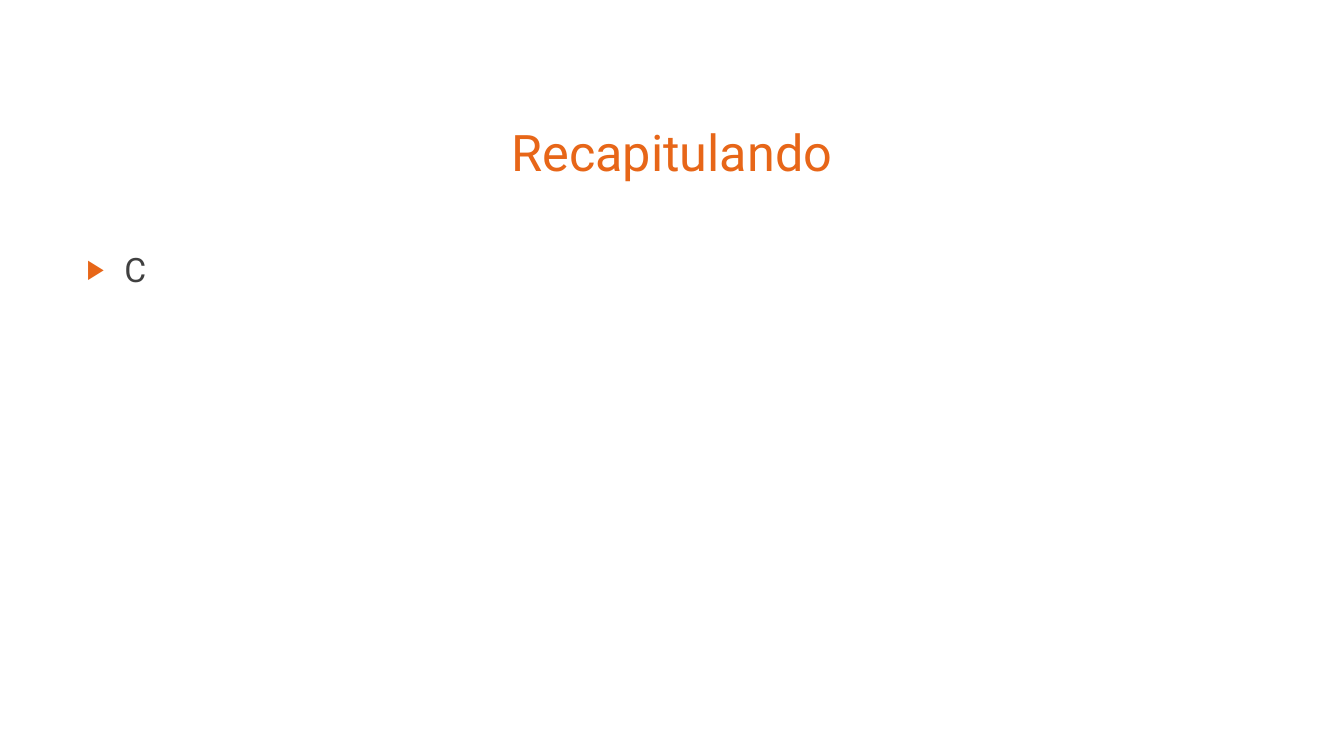
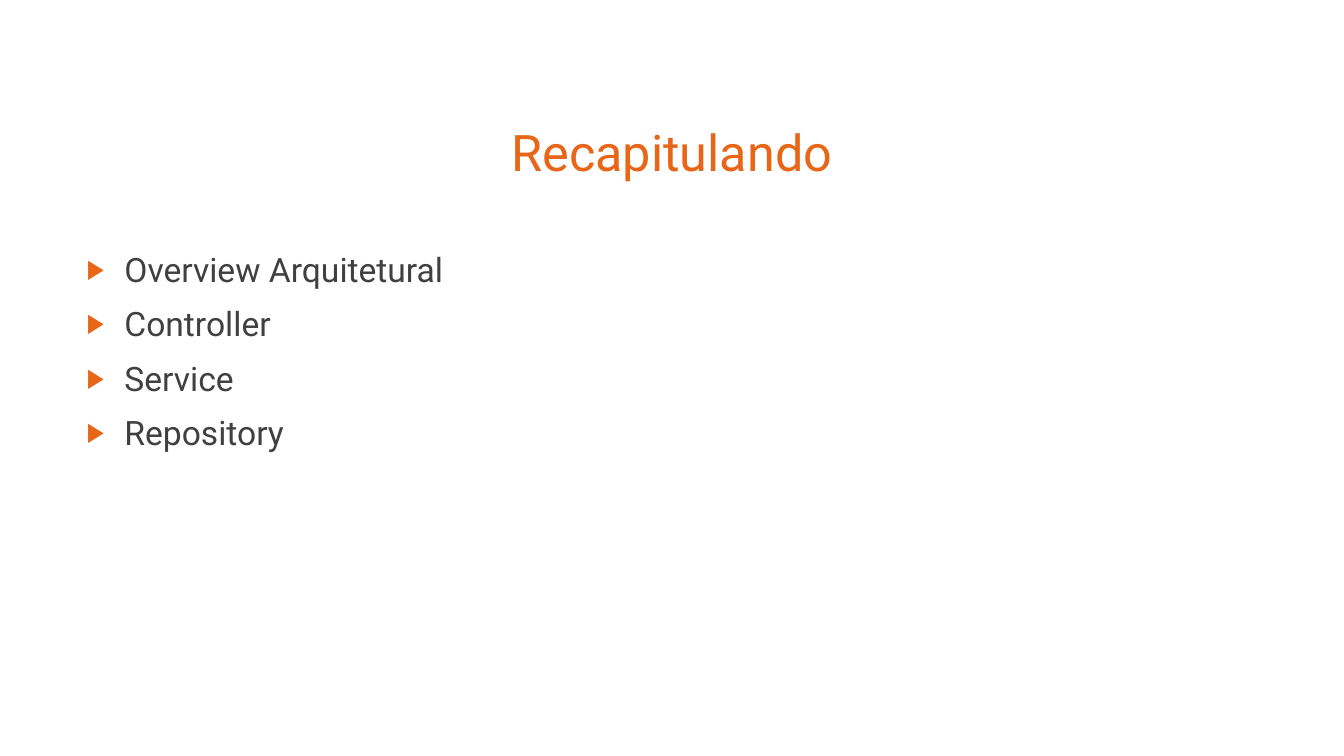
Before and after one commit to leandrocgsi/RestWithASP-NETUdemy, a slide deck: slide 29 of Documents/Building Modern RESTFul API's With ASP.NET Core - Architectural Overview.pptx. Drawn at 1344x756 pixels with LibreOffice and Linux fonts; fonts in the diff are those of the drawing. Boxes give left, top, right and bottom in pixels: in the first picture for what was removed or moved away, otherwise in the second. Text is boxed around its words. In the diff, an @@ line names an element or a change of style, - is before the commit and + after.

```diff
--- a/Documents/Building Modern RESTFul API's With ASP.NET Core - Architectural Overview.pptx
+++ b/Documents/Building Modern RESTFul API's With ASP.NET Core - Architectural Overview.pptx
@@ text at box(124, 257, 443, 452): text changed @@
-▶ C
+▶ Overview Arquitetural
+▶ Controller
+▶ Service
+▶ Repository
```
Also in this commit, not shown: 2 other slides changed, 12 slides added, 3 slides removed.
